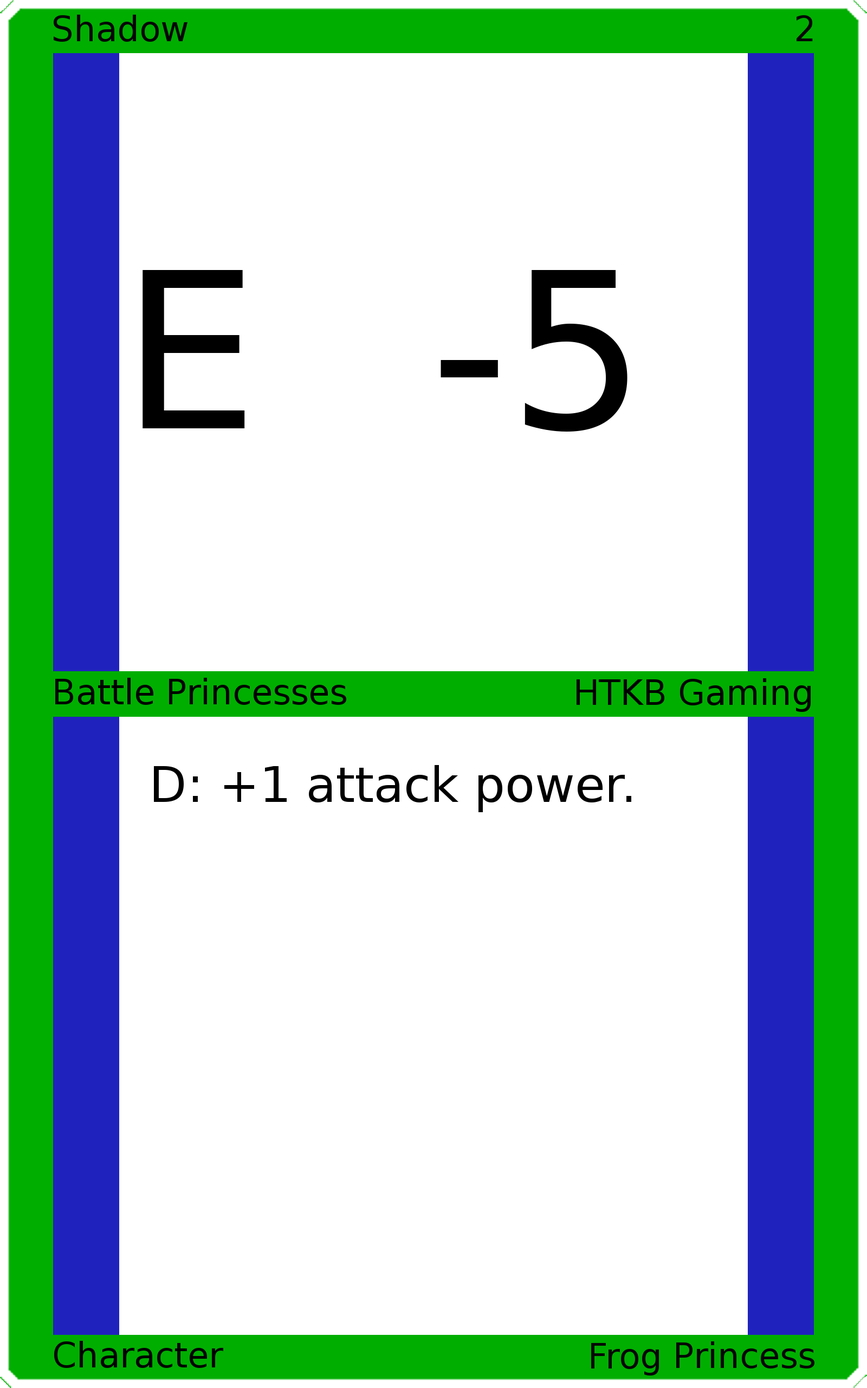
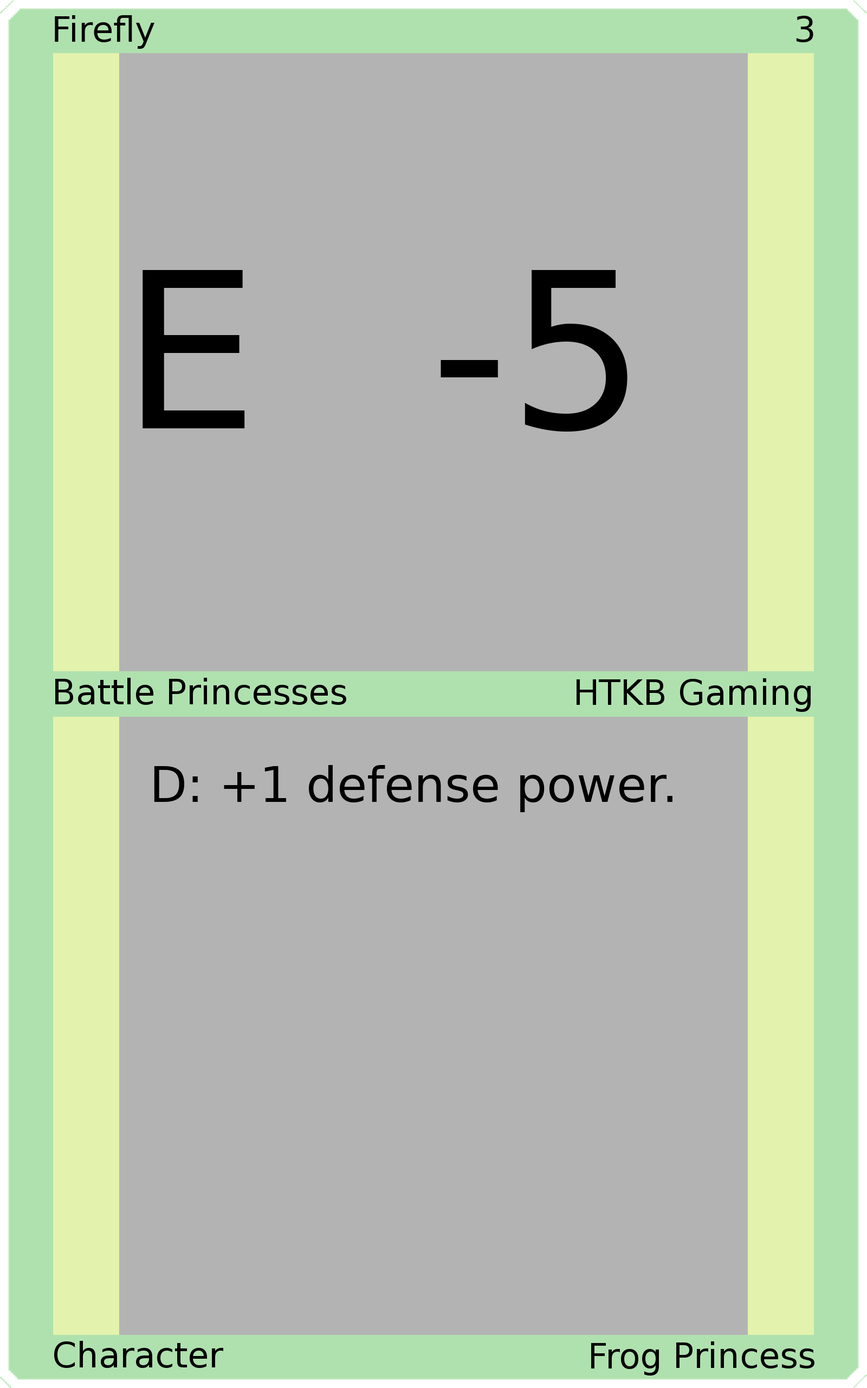
Two versions of the same layered image (867 × 1388). Layer-by-layer changes:
painted on "Upper Left" over 53, 14, 188, 49
painted on "Upper Right" over 796, 15, 814, 43
painted on "Card Text" over 153, 764, 673, 812
painted on "Border" over 0, 0, 867, 1388
painted on "Top Background" over 119, 52, 748, 673
painted on "Bottom Background" over 119, 715, 748, 1336
painted on "Background" over 35, 35, 832, 1352
